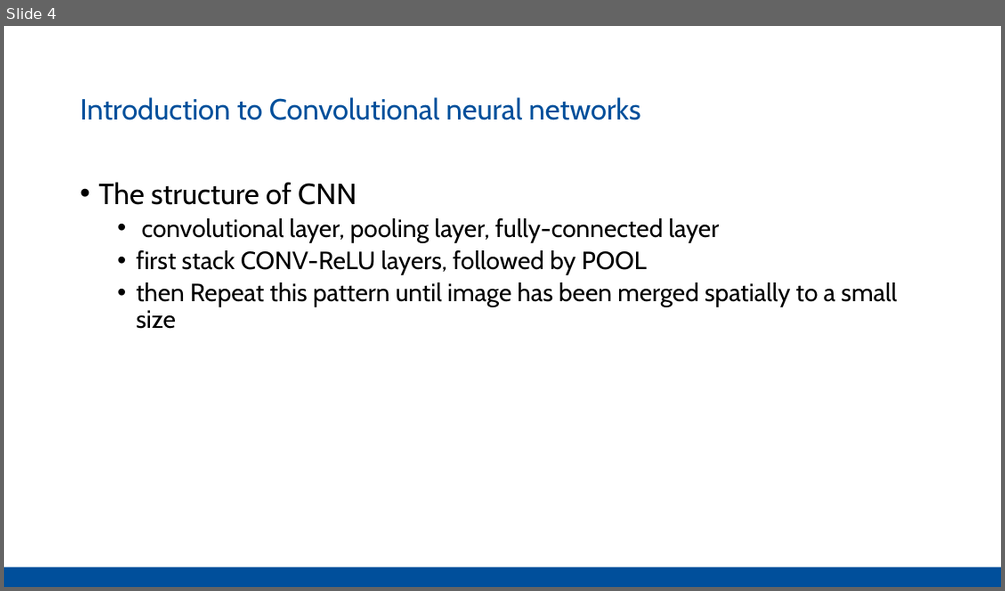
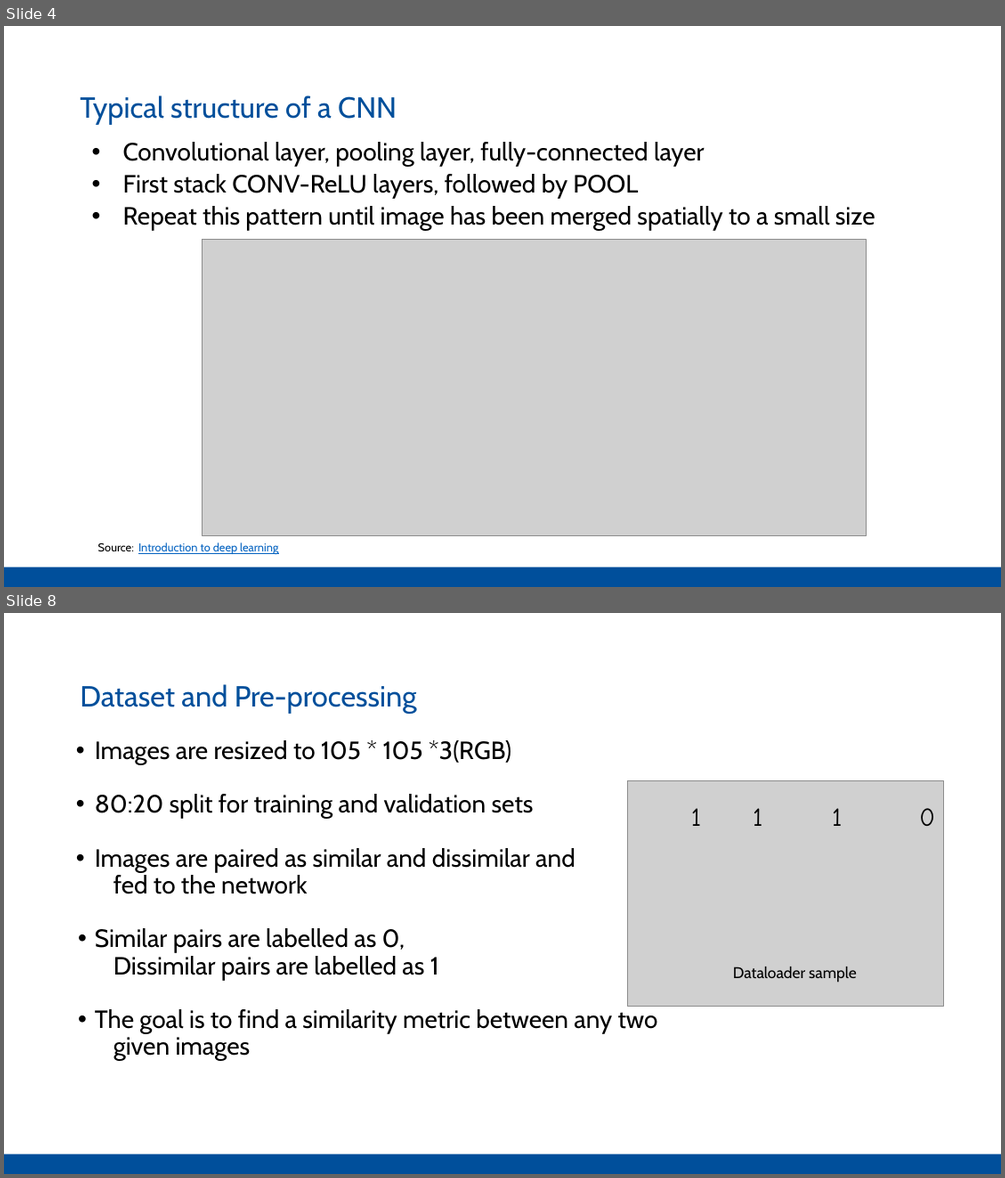
Before and after one commit to Pathi-rao/Image-Similarity-Estimation-using-Siamese-Neural-Networks, a slide deck: presentation.pptx. Shown one above the other, each under a label of ours: slide 4 before the commit, slides 4 and 8 after it; the slides between them are not shown. The pictures are 1005x591 and 1005x1178 pixels, drawn with LibreOffice and Linux fonts; fonts in the diff are those of the drawing; grey boxes stand for pictures. Boxes give left, top, right and bottom in pixels: in the first picture for what was removed or moved away, otherwise in the second. Text is boxed around its words. In the diff, an @@ line names an element or a change of style, - is before the commit and + after.

```diff
--- a/presentation.pptx
+++ b/presentation.pptx
@@ slide 8 added at [4,613,1001,1174], background #FFFFFF; not listed: 1 template element that a slide beside it also shows @@
@@ text added at [80,684,417,713], 28 pt, text #004F9B @@
+Dataset and Pre-processing
@@ text added at [95,740,658,1061], 24 pt, text #000000 @@
+• Images are resized to 105 * 105 *3(RGB)
+• 80:20 split for training and validation sets
+• Images are paired as similar and dissimilar and
+fed to the network
+• Similar pairs are labelled as 0,
+Dissimilar pairs are labelled as 1
+• The goal is to find a similarity metric between any two
+given images
@@ picture added at [628,781,943,1005] @@
@@ text added at [691,808,935,826], 24.8 pt, text #000000 @@
+1 1 1 0
@@ text added at [733,966,857,982], 15 pt, text #000000 @@
+Dataloader sample
@@ slide 4 changed as well @@
@@ text at [80,95,396,125]: text changed @@
-Introduction to Convolutional neural networks
+Typical structure of a CNN
@@ text at [123,142,875,231]: text changed @@
-• The structure of CNN
-  • convolutional layer, pooling layer, fully-connected layer
-  • first stack CONV-ReLU layers, followed by POOL
-  • then Repeat this pattern until image has been merged spatially to a small size
+• Convolutional layer, pooling layer, fully-connected layer
+• First stack CONV-ReLU layers, followed by POOL
+• Repeat this pattern until image has been merged spatially to a small size
@@ picture added at [202,239,866,535] @@
@@ text added at [98,542,278,555], 11 pt, text #0563C1, underline @@
+Source: Introduction to deep learning
```
Also in this commit, not shown: 2 other slides changed, 5 other slides added, 6 slides removed.
